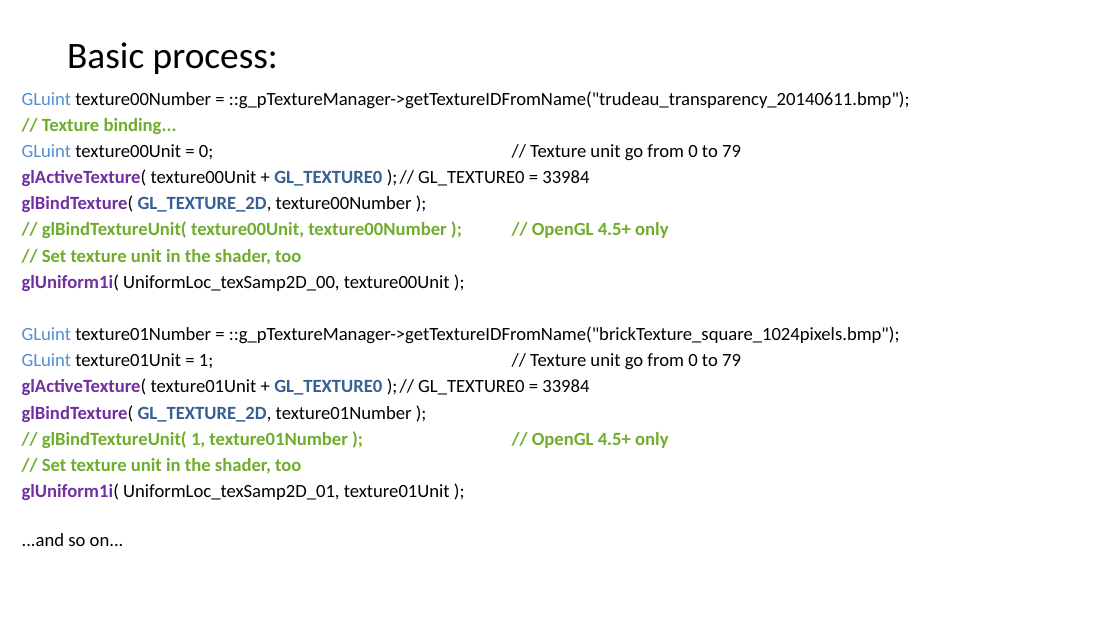
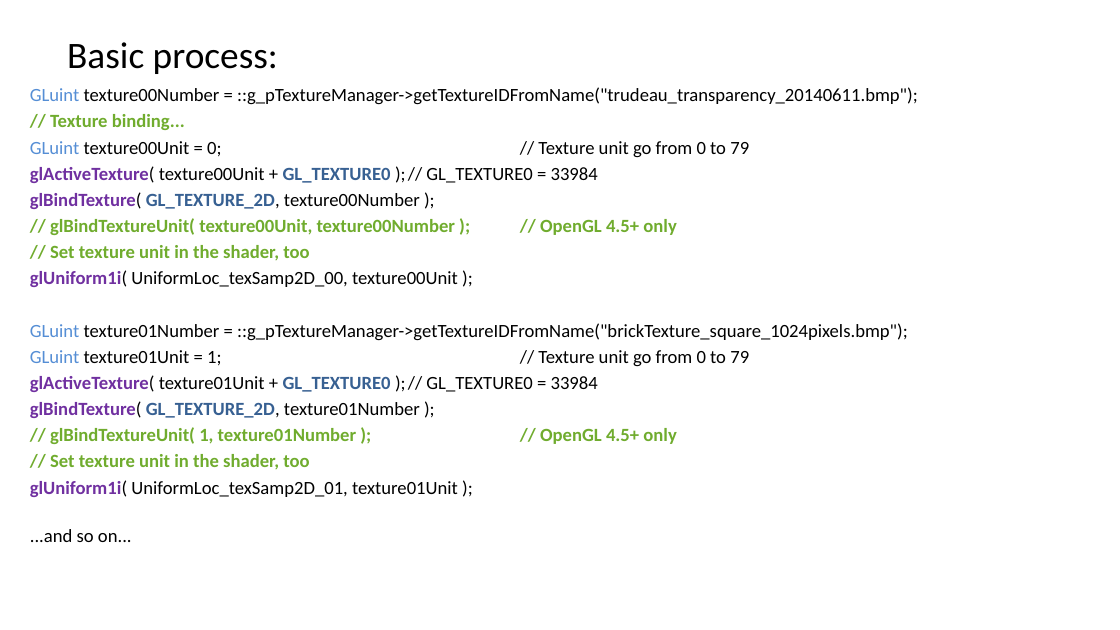
Before and after one commit to FeeneyCodes/GDP202324, a slide deck: slide 12 of 6028_Graph_1/D2D/W06a - texturing, part 1/Texture mapping maddness_Key_Ending_Slide.pptx. Drawn at 1120x630 pixels with LibreOffice and Linux fonts; fonts in the diff are those of the drawing. Boxes give left, top, right and bottom in pixels: in the first picture for what was removed or moved away, otherwise in the second. Text is boxed around its words. In the diff, an @@ line names an element or a change of style, - is before the commit and + after.

```diff
--- a/6028_Graph_1/D2D/W06a - texturing, part 1/Texture mapping maddness_Key_Ending_Slide.pptx
+++ b/6028_Graph_1/D2D/W06a - texturing, part 1/Texture mapping maddness_Key_Ending_Slide.pptx
@@ text "GLuint texture00Number = ::g_pTextureManager->getTextureIDFr ...": place and size @@
-text "GLuint texture00Number = ::g_pTextureManager->getTextureIDFr ..." at <box>22,91,910,546</box>
+text "GLuint texture00Number = ::g_pTextureManager->getTextureIDFr ..." at <box>30,87,918,542</box>
```
Also in this commit, not shown: 1 other slide changed.
